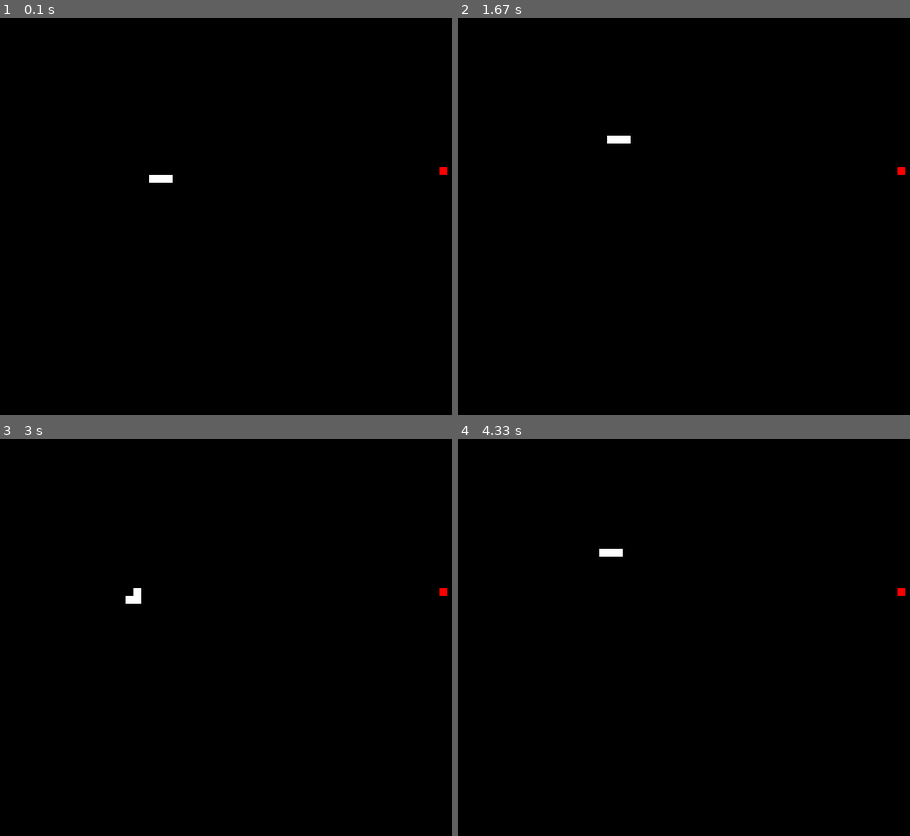
Above: before the commit, frames 1-4 (two rows, left to right).
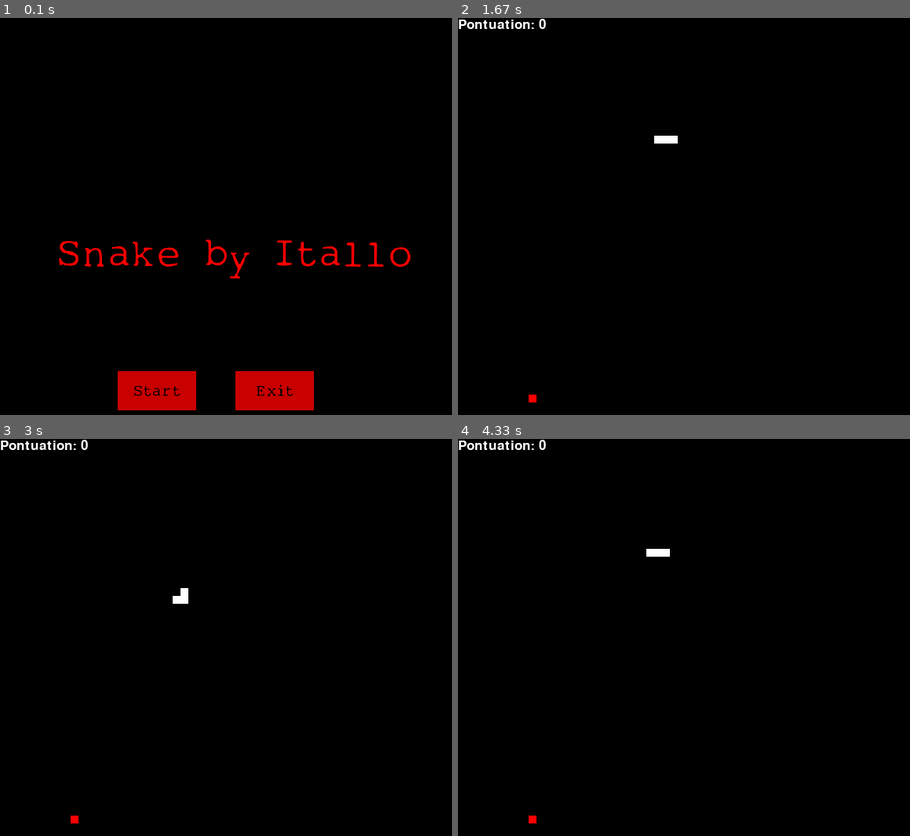
Above: after the commit, the same moments.

Repository: itallocastro/Snake-pygame
Game: pygame game, started from snake.py
Same seed, same stepped clock (60 frames per second), same inputs: the game is played once before the commit and once after it.
Inputs (mouse positions are in pixels of both pictures, inside the frame that each line leads up to):
- Up to frame 1 (0.1 s): no input
- Up to frame 2 (1.67 s): press the mouse at (616, 391) at 0.37 s; move the mouse to (674, 375) at 0.47 s; release the mouse at (738, 359) at 0.6 s; hold Right 0.67-1.13 s; move the mouse to (548, 184) at 0.7 s; hold Up 1.17-1.47 s; hold Right from 1.5 s (still down)
- Up to frame 3 (3 s): release Right at 1.97 s; hold Left 2-2.53 s; hold Down 2.57-2.87 s; hold Left from 2.9 s (still down)
- Up to frame 4 (4.33 s): release Left at 3.3 s; hold Up 3.33-3.7 s; hold Right from 3.73 s (still down)

The runs differ from the first frame. In frame 1, 4.8% of the frame differs, in the area x 13-99%, y 37-99%; in frame 2, 0.5%; in frame 3, 0.5%; in frame 4, 0.5%.

Commit message:
adicionado o menu

Diff:
--- a/snake.py
+++ b/snake.py
@@ -1,70 +1,177 @@
-import pygame,random
+import pygame,random,time
 from pygame.locals import *
+from pygame.font import *
+
+
+pygame.init()
+def bottom(x,y,widht,height,color1,color2,message, action = None):
+    mouse = pygame.mouse.get_pos()
+    click = pygame.mouse.get_pressed()
+    if x + widht > mouse[0] > x and y + height > mouse[1] > y:
+        pygame.draw.rect(screen, color1 , (x,y,widht,height))
+        if click[0]==1 and action != None:
+            action()
+    else:
+        pygame.draw.rect(screen, color2, (x,y,widht,height))
+    text_bottom =  pygame.font.Font('mytype.ttf',20)
+    TextSurf,TextRect = text_objects(message,text_bottom,(0,0,0))
+    TextRect.center = ((x + widht/2,y + height/2))
+    screen.blit(TextSurf,TextRect)
+
+def pause():
+    text_bottom =  pygame.font.Font('mytype.ttf',50)
+    TextSurf,TextRect = text_objects(messa,text_bottom,(0,0,0))
+    TextRect.center = ((x + widht/2,y + height/2))
+    screen.blit(TextSurf,TextRect)
+
+def game_intro():
+    intro = True
+    while intro:
+        for event in pygame.event.get():
+            #print(event)
+            if(event.type == pygame.QUIT):
+                pygame.display.quit()
+        screen.fill((0,0,0))
+        big_text = pygame.font.Font('mytype.ttf',50)
+        TextSurf,TextRect = text_objects("Snake by Itallo",big_text)
+        TextRect.center = ((300,300))
+        screen.blit(TextSurf,TextRect)
+
+        bottom(150,450,100,50,(255,0,0), (200,0,0), "Start",game)
+        bottom(300,450,100,50,(255,0,0), (200,0,0), "Exit", exit)
+
+
+        pygame.display.update()
+        clock.tick(15)
 
 def on_grid():
     x = random.randint(0,590)
     y = random.randint(0,590)
     return (x//10 * 10, y//10 * 10)
+def text_objects(text, font, color = (255,0,0)):
+    textSurface = font.render(text,True,color)
+    return textSurface,textSurface.get_rect()
+
+def message_display(text):
+    big_text = pygame.font.Font('mytype.ttf',80)
+    TextSurf,TextRect = text_objects(text,big_text)
+    TextRect.center = ((300,300))
+    screen.blit(TextSurf,TextRect)
+
+    pygame.display.update()
+    time.sleep(2)
+
+
+
+def game_over():
+    message_display("Game Over")
+    game_intro()
+
 
 def collision(head, apple):
     return (head[0] == apple[0] and head[1] == apple[1])
+
+def collision_body(snake):
+
+   for i in range(1,len(snake)-1,1):
+        if(snake[0][0] == snake[i][0] and snake[0][1] == snake[i][1]):
+            game_over()
+            return True
+def pontuation(cont):
+    font =  pygame.font.SysFont(None,25)
+    text = font.render("Pontuation: " + str(cont), True, (255,255,255))
+    screen.blit(text,(0,0))
+
+def exit():
+    pygame.display.quit()
+    quit()
 
 UP = 0
 RIGHT = 1
 DOWN = 2
 LEFT = 3
 
-pygame.init()
 screen = pygame.display.set_mode((600,600))
 pygame.display.set_caption('Snake by Itallo')
+clock = pygame.time.Clock()
 
-snake = [(200,200),(210,200), (220,200)]
-snake_style = pygame.Surface((10,10))
-snake_style.fill((255,255,255))
+def game():
+    start = True
 
-apple  = pygame.Surface((10,10))
-apple.fill((255,0,0))
-apple_position = on_grid()
-direction = LEFT
+    apple_position = on_grid()
+    direction = LEFT
 
 
-clock = pygame.time.Clock()
-while True:
-    clock.tick(15)
+    while True:
+        cont = 0
+        velo = 15
 
-    for event in pygame.event.get():
-        if event.type == QUIT:
-            pygame.quit()
-        if event.type == KEYDOWN:
-            if event.key == K_UP:
-                direction = UP
-            if event.key == K_DOWN:
-                direction = DOWN
-            if event.key == K_LEFT:
-                direction = LEFT
-            if event.key == K_RIGHT:
-                direction = RIGHT
+        screen = pygame.display.set_mode((600,600))
+        pygame.display.set_caption('Snake by Itallo')
 
-    if collision(snake[0],apple_position):
+        snake = [(200,200),(210,200), (220,200)]
+        snake_style = pygame.Surface((10,10))
+        snake_style.fill((255,255,255))
+
+        apple  = pygame.Surface((10,10))
+        apple.fill((255,0,0))
         apple_position = on_grid()
-        snake.append((0,0))
 
-    for i in range(len(snake)-1,0,-1):
-        snake[i] = (snake[i-1][0],snake[i-1][1])
+        direction = LEFT
+        start = not start
 
-    if direction == UP:
-        snake[0] = (snake[0][0], snake[0][1] - 10)
-    if direction == DOWN:
-        snake[0] = (snake[0][0], snake[0][1] + 10)
-    if direction == RIGHT:
-        snake[0] = (snake[0][0] + 10, snake[0][1])
-    if direction == LEFT:
-        snake[0] = (snake[0][0] - 10, snake[0][1])
+        while start:
+            clock.tick(velo)
+            for event in pygame.event.get():
+                if event.type == QUIT:
+                    pygame.display.quit()
+                if event.type == KEYDOWN:
+                    if event.key == K_UP:
+                        direction = UP
+                    if event.key == K_DOWN:
+                        direction = DOWN
+                    if event.key == K_LEFT:
+                        direction = LEFT
+                    if event.key == K_RIGHT:
+                        direction = RIGHT
 
-    screen.fill((0,0,0))
-    screen.blit(apple,apple_position)
-    for pos in snake:
-        screen.blit(snake_style,pos)
+            if collision(snake[0],apple_position):
+                apple_position = on_grid()
+                cont+=10
+                velo+=2
+                snake.append((0,0))
+            #verifica se colidiu
+            if collision_body(snake):
+                start = not start
+
+            #cada pedaço pega o anterior
+            for i in range(len(snake)-1,0,-1):
+                snake[i] = (snake[i-1][0],snake[i-1][1])
 
 
-    pygame.display.update()
+
+            screen.fill((0,0,0))
+            pontuation(cont)
+
+            #proxima direção
+            if direction == UP:
+                snake[0] = (snake[0][0], 600 if snake[0][1] - 10 == 0 else snake[0][1] - 10)
+            if direction == DOWN:
+                snake[0] = (snake[0][0], 0 if snake[0][1] + 10 == 600 else snake[0][1] + 10)
+            if direction == RIGHT:
+                snake[0] = (0 if snake[0][0] + 10 == 600 else snake[0][0] + 10, snake[0][1])
+            if direction == LEFT:
+                snake[0] = (600 if snake[0][0] - 10 == 0 else snake[0][0]-10, snake[0][1])
+
+            #plota a maçã na tela
+            screen.blit(apple,apple_position)
+
+            #plota a snake na tela
+            for pos in snake:
+                screen.blit(snake_style,pos)
+
+            pygame.display.update()
+
+
+game_intro()
+game()
Binary file added: mytype.ttf
